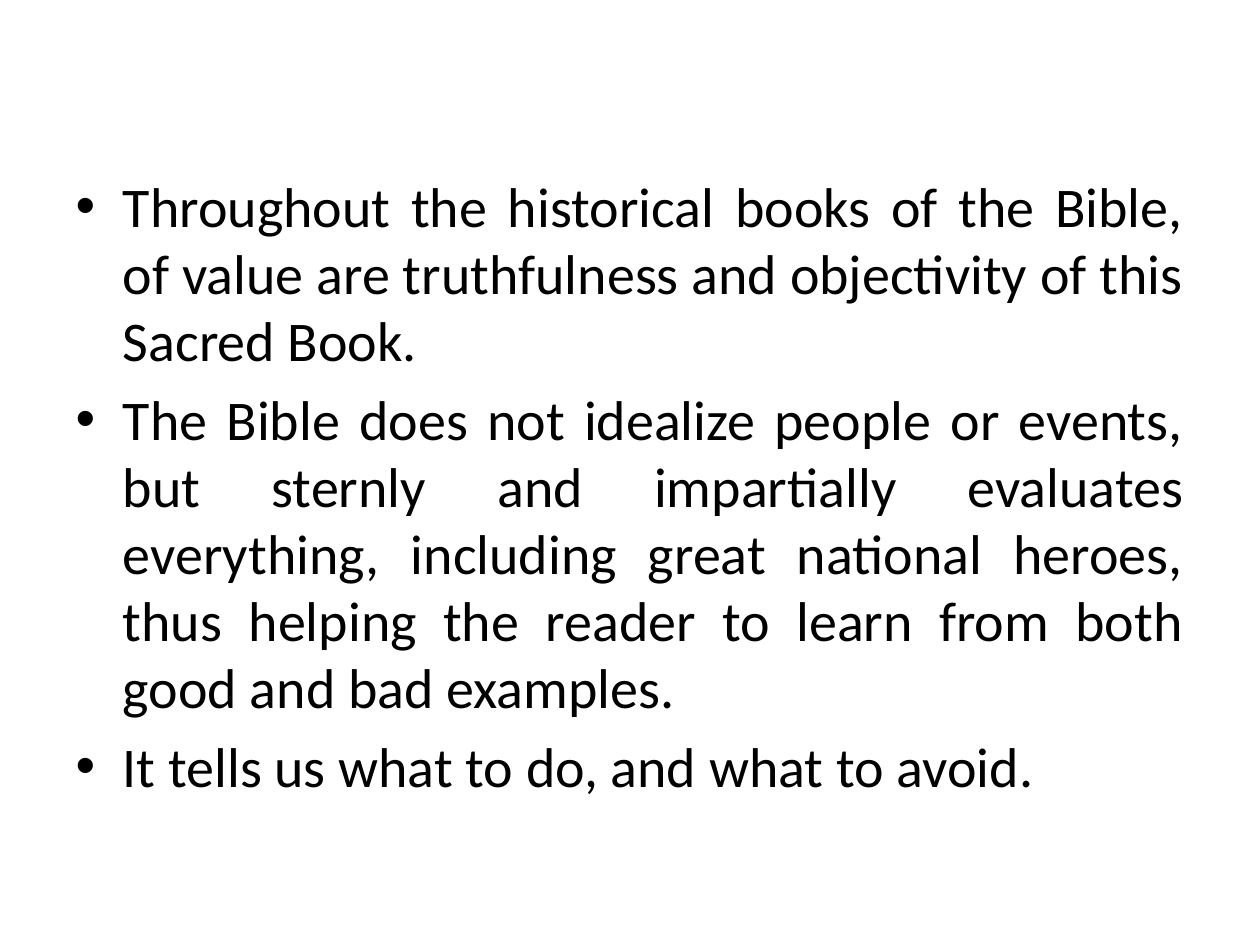
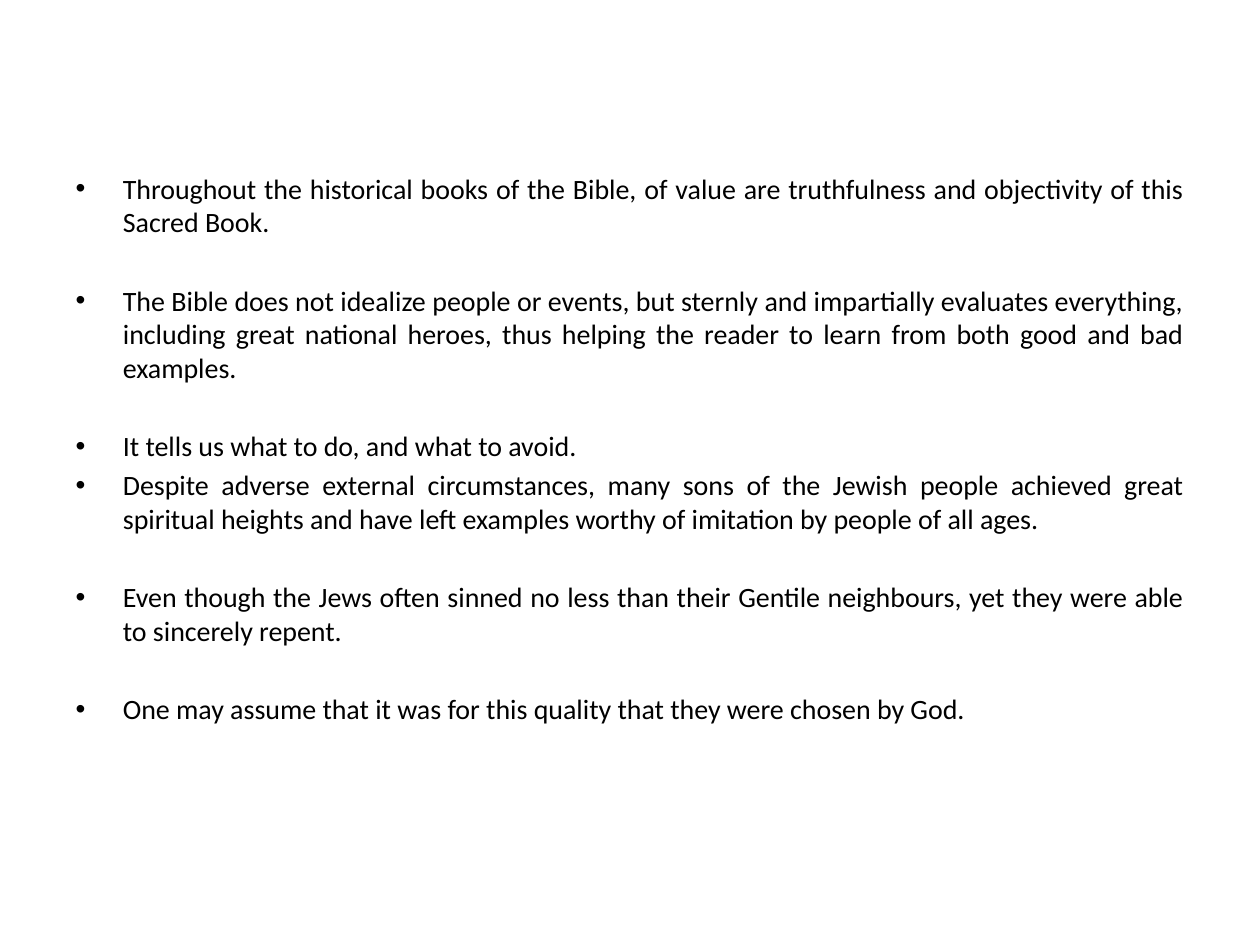
Before and after one commit to mutanganajoseph/Documents, a slide deck: slide 32 of auca/sem-1/intro-to-Bible-study/1 intro to Bible study Notes.pptx (slide 38 before the commit). Drawn at 1260x945 pixels with LibreOffice and Linux fonts; fonts in the diff are those of the drawing. Boxes give left, top, right and bottom in pixels: in the first picture for what was removed or moved away, otherwise in the second. Text is boxed around its words. In the diff, an @@ line names an element or a change of style, - is before the commit and + after.

```diff
--- a/auca/sem-1/intro-to-Bible-study/1 intro to Bible study Notes.pptx
+++ b/auca/sem-1/intro-to-Bible-study/1 intro to Bible study Notes.pptx
@@ text at bbox=[123, 179, 1183, 460]: size 32 to 16 pt in "Throughout the historical books of the Bible, ...", "The Bible does not idealize people or ...", "It tells us what to do, and ..."; less space between paragraphs @@
@@ text at bbox=[123, 475, 1183, 724]: paragraphs added @@
+• Despite adverse external circumstances, many sons of the Jewish people achieved great spiritual heights and have left examples worthy of imitation by people of all ages.
+• Even though the Jews often sinned no less than their Gentile neighbours, yet they were able to sincerely repent.
+• One may assume that it was for this quality that they were chosen by God.
```
Also in this commit, not shown: 44 other slides changed, 1 slide added, 18 slides removed, 1 other file.
